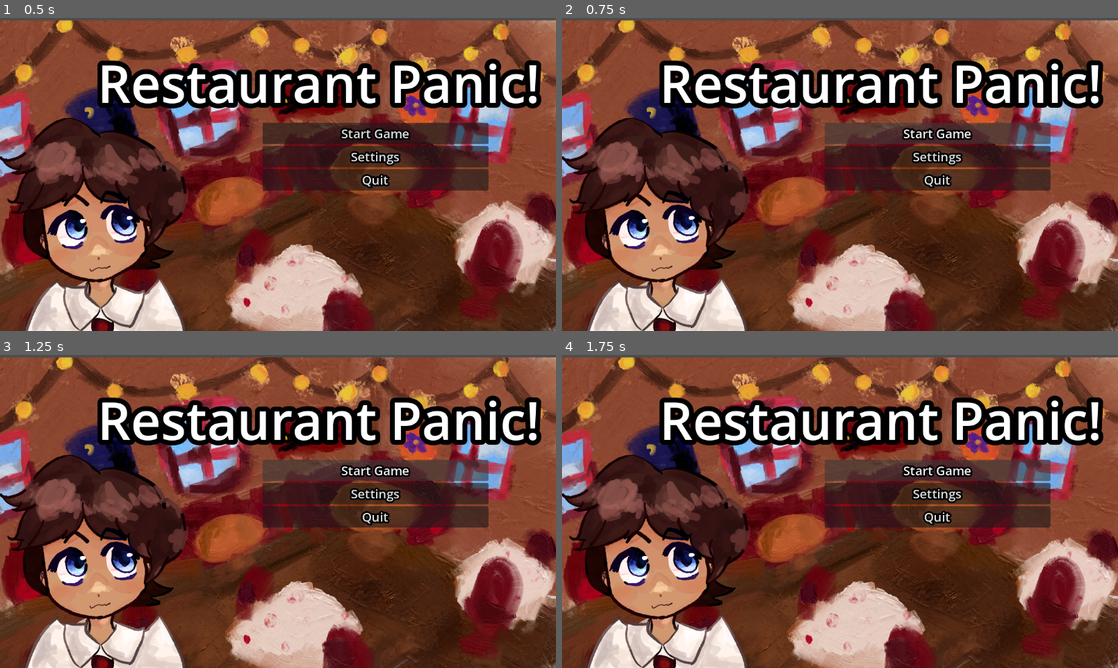
Above: before the commit, frames 1-4 (two rows, left to right).
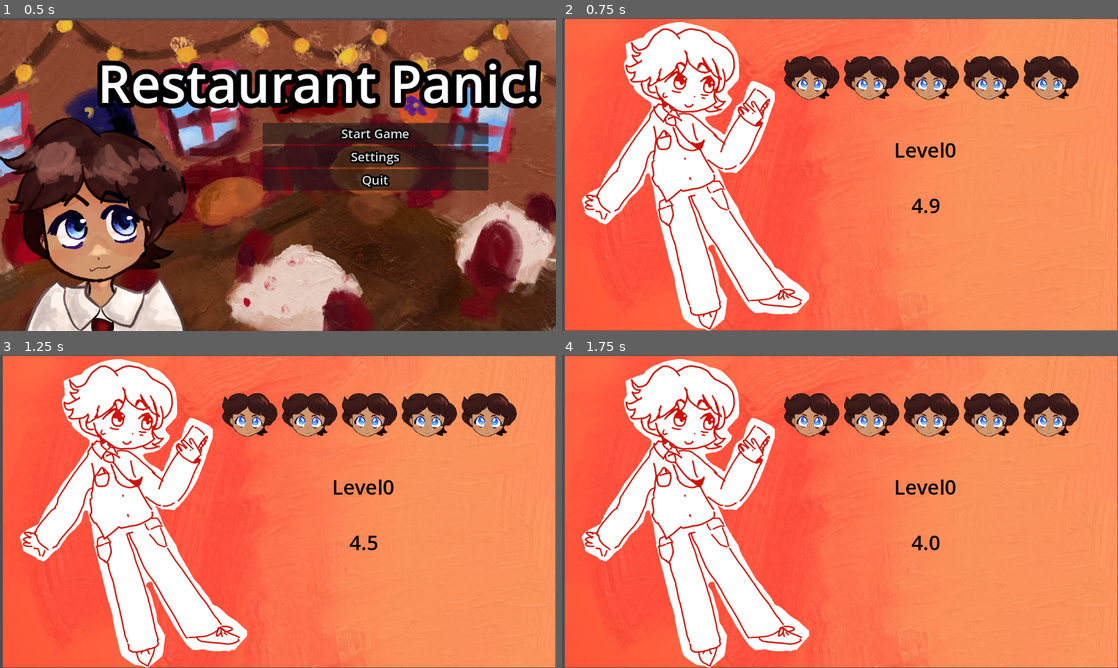
Above: after the commit, the same moments.

Repository: Web-ghost39/WarioWareGame
Game: Godot game, scene res://Scenes/title_screen.tscn
Same seed, same stepped clock (60 frames per second), same inputs: the game is played once before the commit and once after it.
Inputs (mouse positions are in pixels of both pictures, inside the frame that each line leads up to):
- Up to frame 1 (0.5 s): no input
- Up to frame 2 (0.75 s): click "Start Game" at 0.5 s
- Up to frame 3 (1.25 s): no input
- Up to frame 4 (1.75 s): click (940, 470) at 1.25 s, where only the run before the commit has a clickable "Start Game"

Frame 1 is identical in both runs. In frame 2, 99% of the frame differs, in the area x 0-100%, y 0-100%; in frame 3, 99%; in frame 4, 99%.

Commit message:
Added timer screen

Diff:
--- /dev/null
+++ b/Global.gd
@@ -0,0 +1,15 @@
+extends Node
+
+
+# Called when the node enters the scene tree for the first time.
+func _ready() -> void:
+	pass # Replace with function body.
+
+
+# Called every frame. 'delta' is the elapsed time since the previous frame.
+func _process(delta: float) -> void:
+	pass
+
+var minigames_done = 0
+
+var lives=5
--- /dev/null
+++ b/Scenes/level_scene.tscn
@@ -0,0 +1,65 @@
+[gd_scene format=3 uid="uid://bsuq4in6355yq"]
+
+[ext_resource type="Script" uid="uid://difxd3kmrdkcx" path="res://Scenes/timer_screen.gd" id="1_c7xwe"]
+[ext_resource type="Texture2D" uid="uid://rg71vnv7lgjc" path="res://Level scene.png" id="1_rol8n"]
+[ext_resource type="Texture2D" uid="uid://dp2oq0qx6if8s" path="res://Lives.png" id="2_cn3xy"]
+
+[node name="TimerScreen" type="Node2D" unique_id=1647178365]
+script = ExtResource("1_c7xwe")
+
+[node name="Level background" type="TextureRect" parent="." unique_id=872457254]
+offset_left = 6.0
+offset_top = 2.0
+offset_right = 1151.0
+offset_bottom = 647.0
+texture = ExtResource("1_rol8n")
+expand_mode = 2
+
+[node name="Lifecontainer" type="HBoxContainer" parent="." unique_id=539735365]
+offset_left = 457.0
+offset_top = 76.0
+offset_right = 1124.0
+offset_bottom = 173.0
+
+[node name="Life" type="TextureRect" parent="Lifecontainer" unique_id=1478439293]
+layout_mode = 2
+texture = ExtResource("2_cn3xy")
+expand_mode = 3
+
+[node name="Life2" type="TextureRect" parent="Lifecontainer" unique_id=1212849668]
+layout_mode = 2
+texture = ExtResource("2_cn3xy")
+expand_mode = 3
+
+[node name="Life3" type="TextureRect" parent="Lifecontainer" unique_id=988031450]
+layout_mode = 2
+texture = ExtResource("2_cn3xy")
+expand_mode = 3
+
+[node name="Life4" type="TextureRect" parent="Lifecontainer" unique_id=625797838]
+layout_mode = 2
+texture = ExtResource("2_cn3xy")
+expand_mode = 3
+
+[node name="Life5" type="TextureRect" parent="Lifecontainer" unique_id=1064398964]
+layout_mode = 2
+texture = ExtResource("2_cn3xy")
+expand_mode = 3
+
+[node name="Level" type="RichTextLabel" parent="." unique_id=1902454598]
+offset_left = 688.0
+offset_top = 244.0
+offset_right = 862.0
+offset_bottom = 311.0
+theme_override_colors/default_color = Color(0, 0, 0, 1)
+theme_override_font_sizes/normal_font_size = 42
+text = "Level #"
+
+[node name="Timer" type="RichTextLabel" parent="." unique_id=840944228]
+offset_left = 724.0
+offset_top = 359.0
+offset_right = 814.0
+offset_bottom = 426.0
+theme_override_colors/default_color = Color(0, 0, 0, 1)
+theme_override_font_sizes/normal_font_size = 42
+text = "0.0"
--- /dev/null
+++ b/Scenes/timer_screen.gd
@@ -0,0 +1,48 @@
+extends Node2D
+@onready var life_container: HBoxContainer = $Lifecontainer
+@onready var life: TextureRect = $Lifecontainer/Life
+@onready var life_2: TextureRect = $Lifecontainer/Life2
+@onready var life_3: TextureRect= $Lifecontainer/Life3
+@onready var life_4: TextureRect= $Lifecontainer/Life4
+@onready var life_5: TextureRect= $Lifecontainer/Life5
+@onready var level: RichTextLabel = $Level
+@onready var timer: RichTextLabel = $Timer
+
+var time
+
+func _ready() -> void:
+	await Timer(5.0)
+
+	if Global.minigames_done < 3:
+		Global.minigames_done = Global.minigames_done + 1
+	else:  get_tree().change_scene_to_file("res://Scenes/title_screen.tscn")
+
+func _process(delta: float) -> void:
+	match Global.lives:
+		4:
+			life.hide()
+		3:
+			life.hide()
+			life_2.hide()
+		2:
+			life.hide()
+			life_2.hide()
+			life_3.hide()
+		1:
+			life.hide()
+			life_2.hide()
+			life_3.hide()
+			life_4.hide()
+		0:
+			life_container.hide()
+	timer.text = str(time)
+	level.text= "Level" + str(Global.minigames_done)
+func Timer(start_time: float):
+	time= start_time
+	while time > 0.0:
+		await wait(0.1)
+		time -= 0.1
+	return
+
+func wait(seconds: float) -> void:
+	await get_tree(). create_timer(seconds).timeout
--- a/Scenes/title_screen.gd
+++ b/Scenes/title_screen.gd
@@ -12,7 +12,7 @@
 
 
 func _on_start_pressed() -> void:
-	get_tree().change_scene_to_file("res://level_scene.tscn")# Replace with function body.
+	get_tree().change_scene_to_file("res://Scenes/level_scene.tscn")# Replace with function body.
 
 
 func _on_quit_pressed() -> void:
--- a/project.godot
+++ b/project.godot
@@ -14,6 +14,10 @@
 run/main_scene="uid://dfay3u0s7fu56"
 config/features=PackedStringArray("4.7", "GL Compatibility")
 config/icon="res://icon.svg"
+
+[autoload]
+
+Global="*uid://cha6egnrfubbe"
 
 [display]
 
Not shown, added: Global.gd.uid
Binary file added: Level scene.png
Not shown, added: Level scene.png.import
Binary file added: Lives.png
Not shown, added: Lives.png.import
Not shown, added: Scenes/timer_screen.gd.uid
Not shown, added: Level scene.png~
